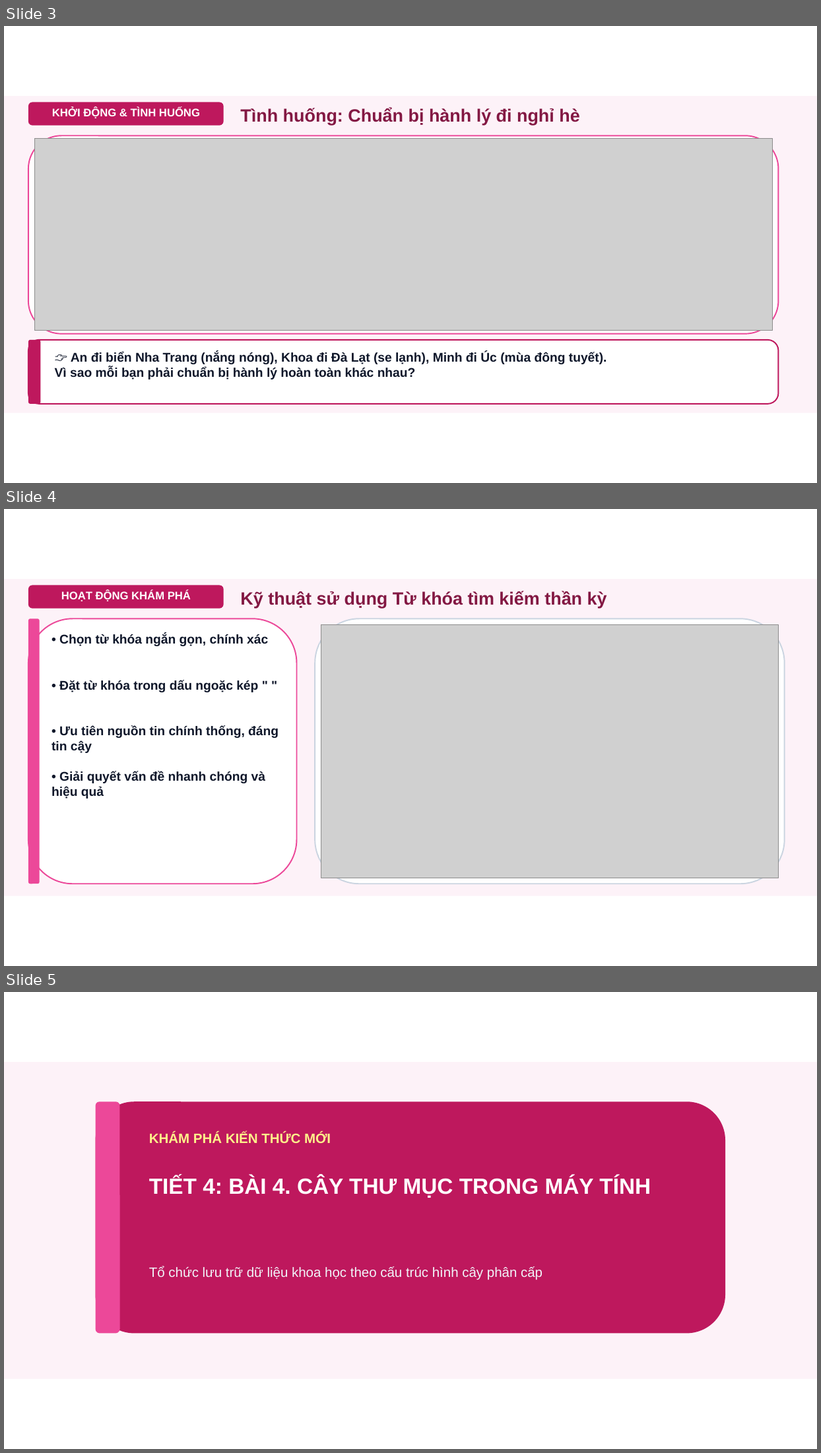
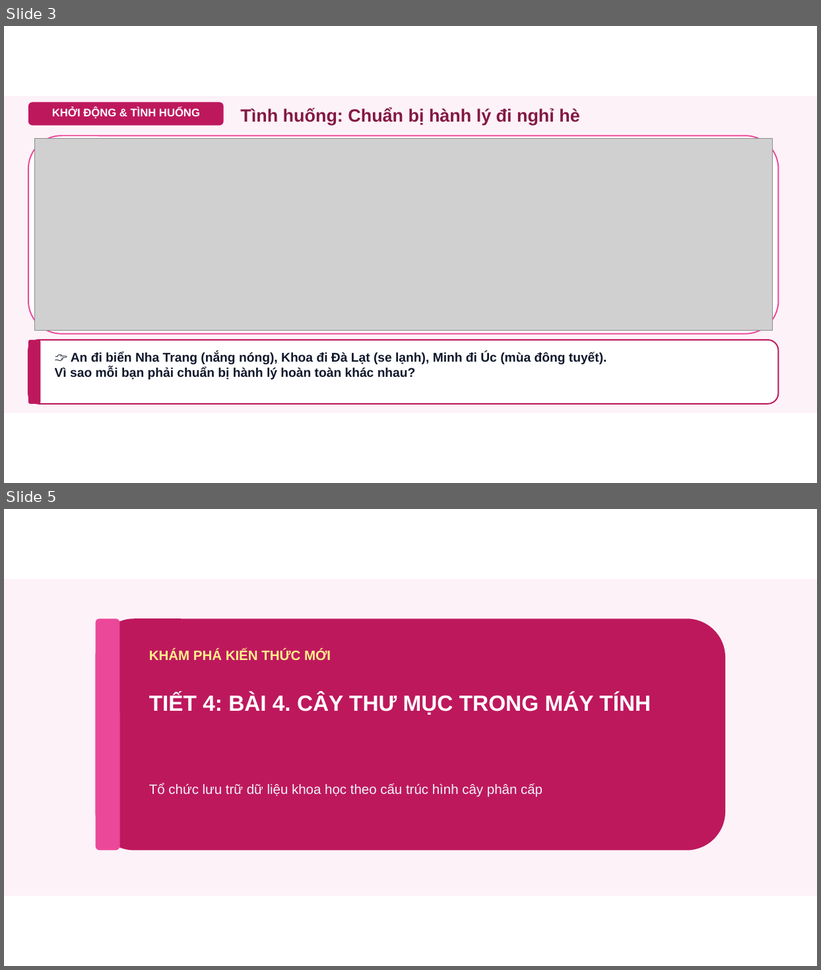
Before and after one commit to dinhnguyenhnue/UNIGO, a slide deck: KHBD_Tin_học/Lớp_5/Tuần_04/Slide_Tin_hoc_Lop_5_Bai03_04.pptx. Shown one above the other, each under a label of ours: slides 3, 4 and 5 before the commit, slides 3 and 5 after it; the slides between them are not shown. The pictures are 821x1453 and 821x970 pixels, drawn with LibreOffice and Linux fonts; fonts in the diff are those of the drawing; grey boxes stand for pictures; background and template pictures are left out. Boxes give left, top, right and bottom in pixels: in the first picture for what was removed or moved away, otherwise in the second. Text is boxed around its words. In the diff, an @@ line names an element or a change of style, - is before the commit and + after.

Commit message:
feat(slides): Chuan hoa 100% Khop noi Ngu nghia Hinh anh va Chu viet Tieng Viet trong Slide Tin hoc Lop 5 & 7

```diff
--- a/KHBD_Tin_học/Lớp_5/Tuần_04/Slide_Tin_hoc_Lop_5_Bai03_04.pptx
+++ b/KHBD_Tin_học/Lớp_5/Tuần_04/Slide_Tin_hoc_Lop_5_Bai03_04.pptx
@@ slide 4 removed at <box>4,509,817,966</box>, background #FFFFFF @@
@@ rectangle removed at <box>4,579,817,896</box> @@
@@ rounded rectangle removed at <box>28,586,224,609</box> @@
@@ text removed at <box>61,591,191,601</box> @@
-HOẠT ĐỘNG KHÁM PHÁ
@@ text removed at <box>240,591,607,608</box> @@
-Kỹ thuật sử dụng Từ khóa tìm kiếm thần kỳ
@@ rounded rectangle removed at <box>28,619,297,884</box> @@
@@ rounded rectangle removed at <box>28,619,40,884</box> @@
@@ rounded rectangle removed at <box>315,619,785,884</box> @@
@@ picture removed at <box>321,625,779,878</box> @@
@@ text removed at <box>59,634,268,646</box> @@
-• Chọn từ khóa ngắn gọn, chính xác
@@ text removed at <box>59,680,258,692</box> @@
-• Đặt từ khóa trong dấu ngoặc kép " "
@@ text removed at <box>52,725,279,753</box> @@
-• Ưu tiên nguồn tin chính thống, đáng tin cậy
@@ text removed at <box>52,771,265,799</box> @@
-• Giải quyết vấn đề nhanh chóng và hiệu quả
```
Also in this commit, not shown: 3 slides added, 2 other slides removed, 14 other files.
